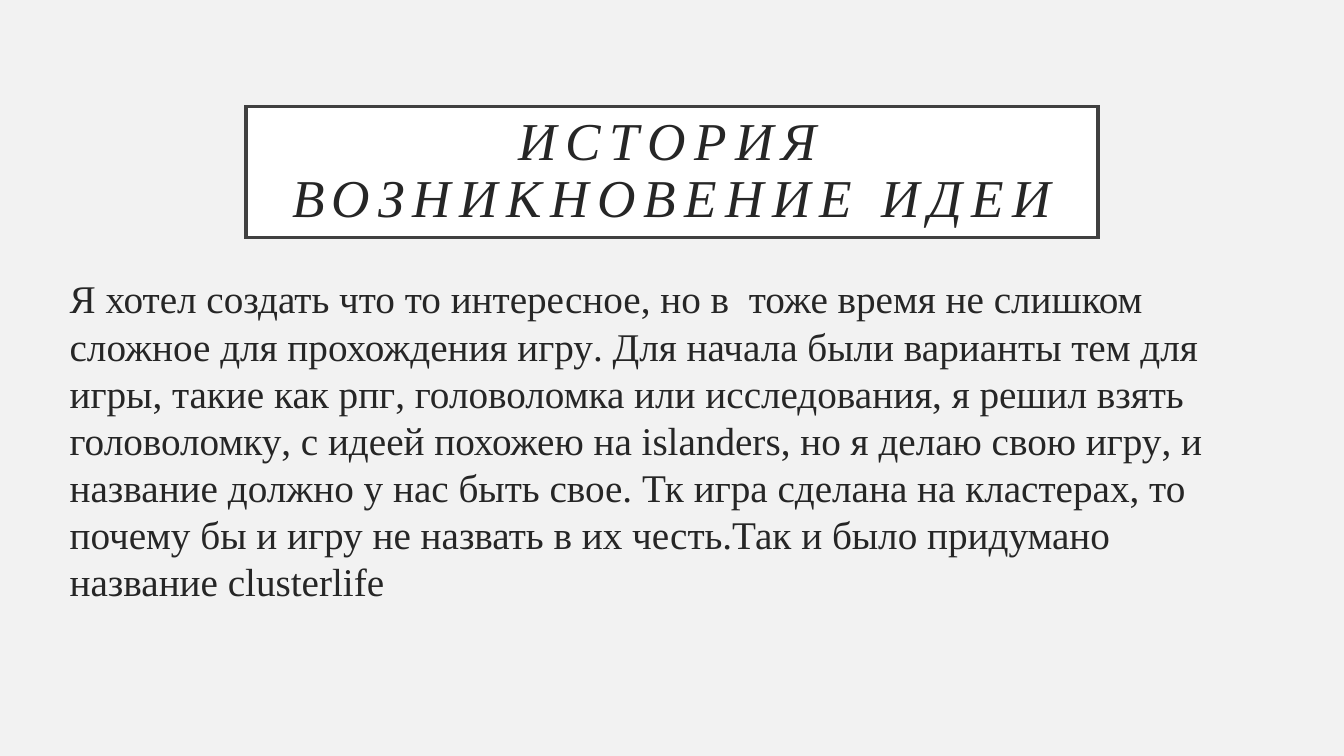
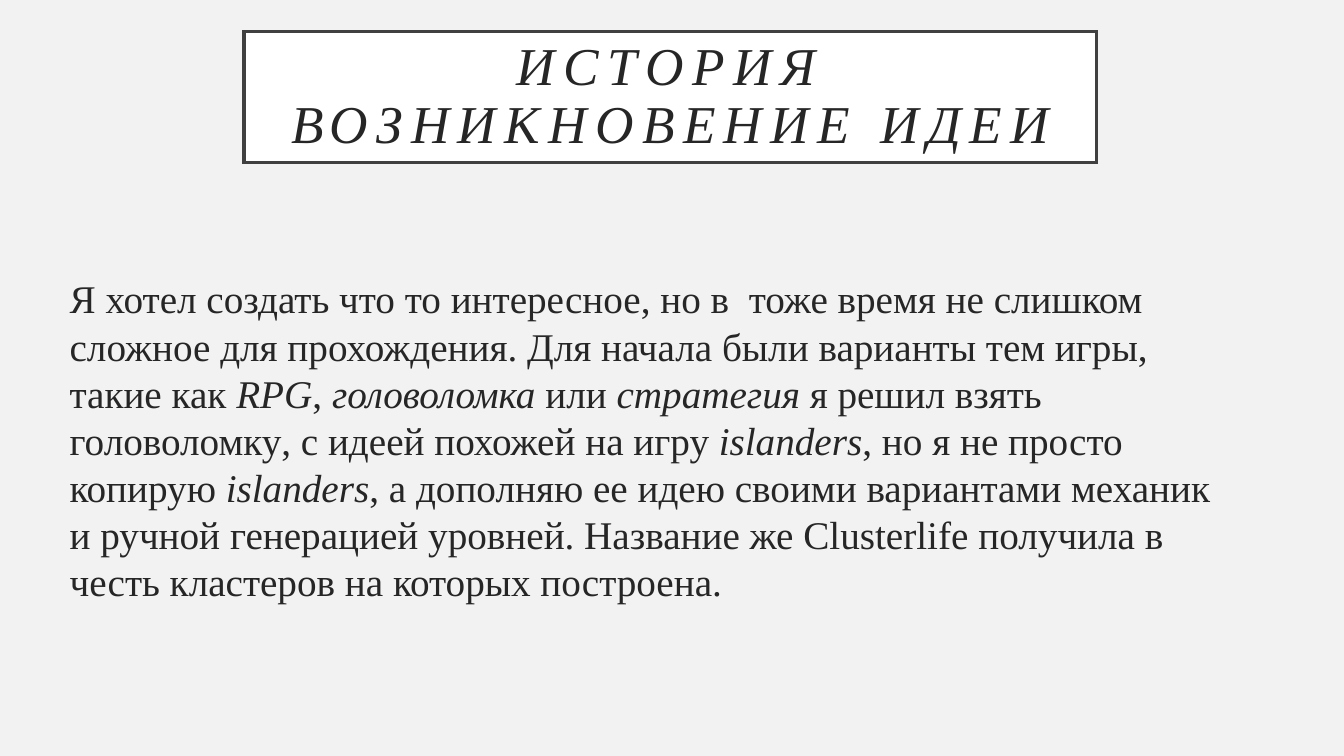
Before and after one commit to M1shgan48/pygame, a slide deck: slide 2 of презентация_pygame.pptx (slide 3 before the commit). Drawn at 1344x756 pixels with LibreOffice and Linux fonts; fonts in the diff are those of the drawing. Boxes give left, top, right and bottom in pixels: in the first picture for what was removed or moved away, otherwise in the second. Text is boxed around its words. In the diff, an @@ line names an element or a change of style, - is before the commit and + after.

Commit message:
Add files via upload
Сделан доклад, доработана презентация

```diff
--- a/презентация_pygame.pptx
+++ b/презентация_pygame.pptx
@@ title "ИСТОРИЯ ВОЗНИКНОВЕНИЕ ИДЕИ": place and size @@
-title "ИСТОРИЯ ВОЗНИКНОВЕНИЕ ИДЕИ" at (246, 106, 1098, 237)
+title "ИСТОРИЯ ВОЗНИКНОВЕНИЕ ИДЕИ" at (244, 31, 1096, 162)
@@ text at (70, 287, 1210, 603): text changed @@
-Я хотел создать что то интересное, но в тоже время не слишком сложное для прохождения игру. Для начала были варианты тем для игры, такие как рпг, головоломка или исследования, я решил взять головоломку, с идеей похожею на islanders, но я делаю свою игру, и название должно у нас быть свое. Тк игра сделана на кластерах, то почему бы и игру не назвать в их честь.Так и было придумано название clusterlife
+Я хотел создать что то интересное, но в тоже время не слишком сложное для прохождения. Для начала были варианты тем игры, такие как RPG, головоломка или стратегия я решил взять головоломку, с идеей похожей на игру islanders, но я не просто копирую islanders, а дополняю ее идею своими вариантами механик и ручной генерацией уровней. Название же Clusterlife получила в честь кластеров на которых построена.
```
Also in this commit, not shown: 2 other slides changed, 4 slides added, 1 slide removed, 1 other file.
